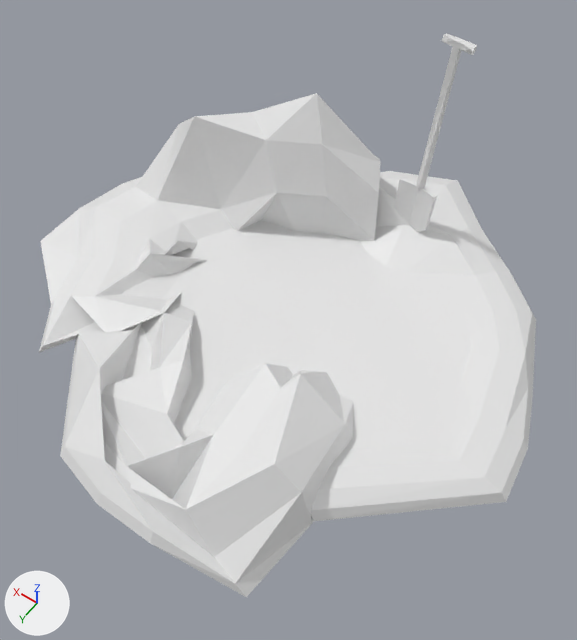
The Blender file Assets/Meshes/Cars/StaticObstacle/roadworks.blend: old version first, new version second.
Before and after are seen from a 50 mm camera at (-2.29, 3.06, 5.12) aimed at (-0.07, -0.05, 0.24). Lighting does not change. The marker at lower left points along +X, +Y and +Z.

Before the edit, the objects in view are built like this:
```python
me_cube_001 = bpy.data.meshes.new('Cube.001')
me_cube_001.from_pydata(...)  # 181 vertices, 310 faces; spans x -2.96..3.86, y -3.6..2.91, z -1.16..1.71
me_cube_002 = bpy.data.meshes.new('Cube.002')
me_cube_002.from_pydata(...)  # 32 vertices, 28 faces; spans x 0.0..0.55, y -1.03..-0.72, z 0.05..2.78
me_plane_001 = bpy.data.meshes.new('Plane.001')
me_plane_001.from_pydata(...)  # 15 vertices, 17 faces; spans x -2.36..2.23, y -2.87..2.09, z 0.0..0.13
ob_cube = bpy.data.objects.new('Cube', me_cube_001)
ob_cube.location = (-0.063, -0.135, 0.0)
ob_cube.scale = (0.689, 0.689, 0.689)
ob_cube_001 = bpy.data.objects.new('Cube.001', me_cube_002)
ob_cube_001.location = (-0.481, -1.035, 0.0)
ob_cube_001.scale = (0.689, 0.689, 0.689)
ob_plane_001 = bpy.data.objects.new('Plane.001', me_plane_001)
ob_plane_001.location = (-0.063, -0.135, 0.0)
ob_plane_001.scale = (0.689, 0.689, 0.689)
```
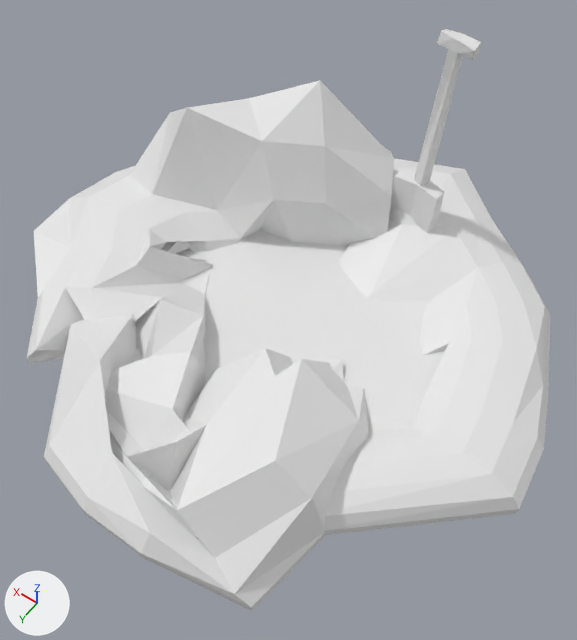
Boxes [x1, y1, x2, y2] around the edits, measured in the pictures (577 x 640 px):
'Cube.003', added: after [26, 80, 550, 611]
'Cube.002', added: after [390, 29, 481, 233]
'Cube', unchanged, covered by the edit: before [39, 93, 536, 597]; after [135, 241, 208, 504]
'Cube.001', unchanged, covered by the edit: before [393, 33, 477, 232]

Edits to the bpy script that builds the scene:
```text
Add me_cube_004:
    me_cube_004.from_pydata(...)  # 208 vertices, 362 faces; spans x -3.1..3.97, y -3.71..3.06, z -1.11..1.88
Add me_cube_003:
    me_cube_003.from_pydata(...)  # 32 vertices, 28 faces; spans x -0.03..0.62, y -1.07..-0.65, z -0.03..2.82
Add ob_cube_003:
    ob_cube_003 = bpy.data.objects.new('Cube.003', me_cube_004)
    ob_cube_003.location = (-0.063, -0.135, 0.0)
    ob_cube_003.scale = (0.689, 0.689, 0.689)
Add ob_cube_002:
    ob_cube_002 = bpy.data.objects.new('Cube.002', me_cube_003)
    ob_cube_002.location = (-0.481, -1.035, 0.0)
    ob_cube_002.scale = (0.689, 0.689, 0.689)
```
